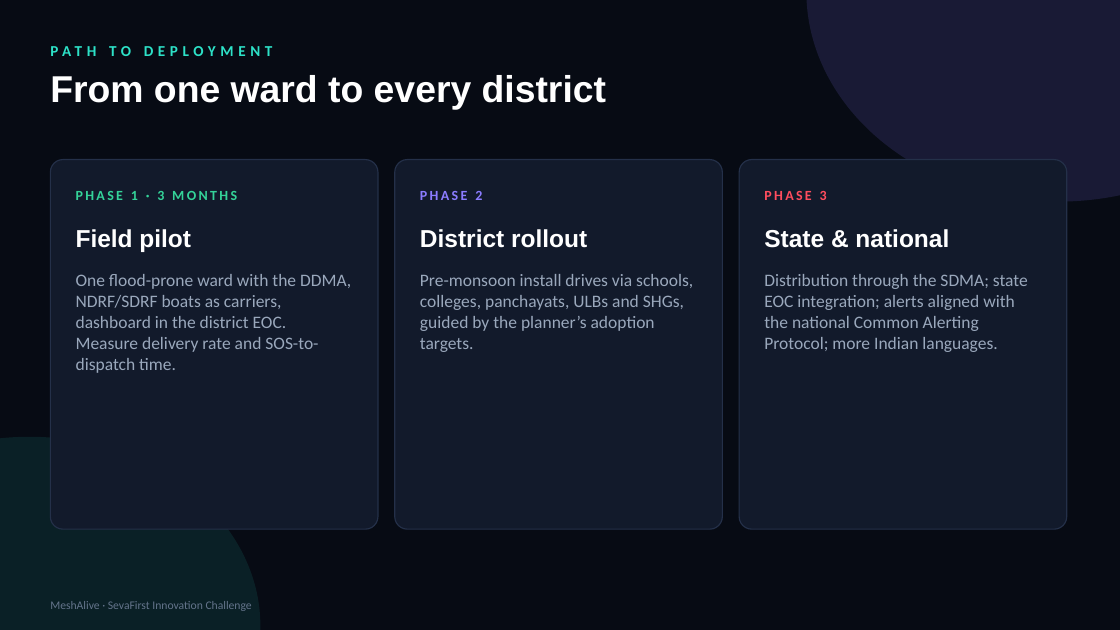
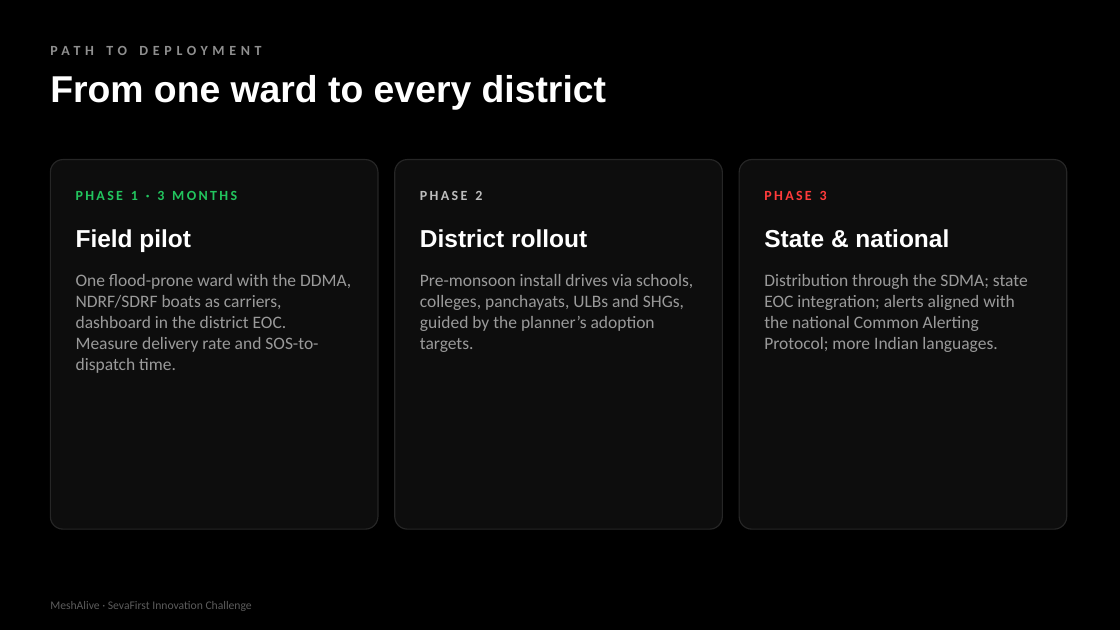
Before and after one commit to yogeshwardev/MESHALIVE-, a slide deck: slide 10 of submission/MeshAlive_Pitch_Deck.pptx. Drawn at 1120x630 pixels with LibreOffice and Linux fonts; fonts in the diff are those of the drawing. Boxes give left, top, right and bottom in pixels: in the first picture for what was removed or moved away, otherwise in the second. Text is boxed around its words. In the diff, an @@ line names an element or a change of style, - is before the commit and + after.

```diff
--- a/submission/MeshAlive_Pitch_Deck.pptx
+++ b/submission/MeshAlive_Pitch_Deck.pptx
@@ background #070B14 to #000000 @@
@@ ellipse removed at (807,0,1120,202) @@
@@ text "PATH TO DEPLOYMENT" at (50,46,127,55): size 13 to 12 pt, text colour #2DE2C8 to #8F8F8F @@
@@ fill #121A2B to #0D0D0D; outline #243049 1 pt to #262626 1 pt in 3 elements at (395,160,723,529), (739,160,1067,529), (50,160,378,529) @@
@@ text "PHASE 1 · 3 MONTHS" at (76,191,237,200): text colour #34D399 to #22C55E @@
@@ text "PHASE 2" at (420,191,482,200): text colour #8B7CFF to #BDBDBD @@
@@ text "PHASE 3" at (764,191,827,200): text colour #FF4D5E to #FF3B3B @@
@@ text colour #9AA8BC to #9A9A9A in 3 elements at (76,274,351,373), (420,274,693,352), (764,274,1028,352) @@
@@ ellipse removed at (0,437,260,630) @@
@@ text "MeshAlive · SevaFirst Innovation Challenge" at (50,601,252,611): text colour #64748B to #5C5C5C @@
```
Also in this commit, not shown: 10 other slides changed, 14 other files.
